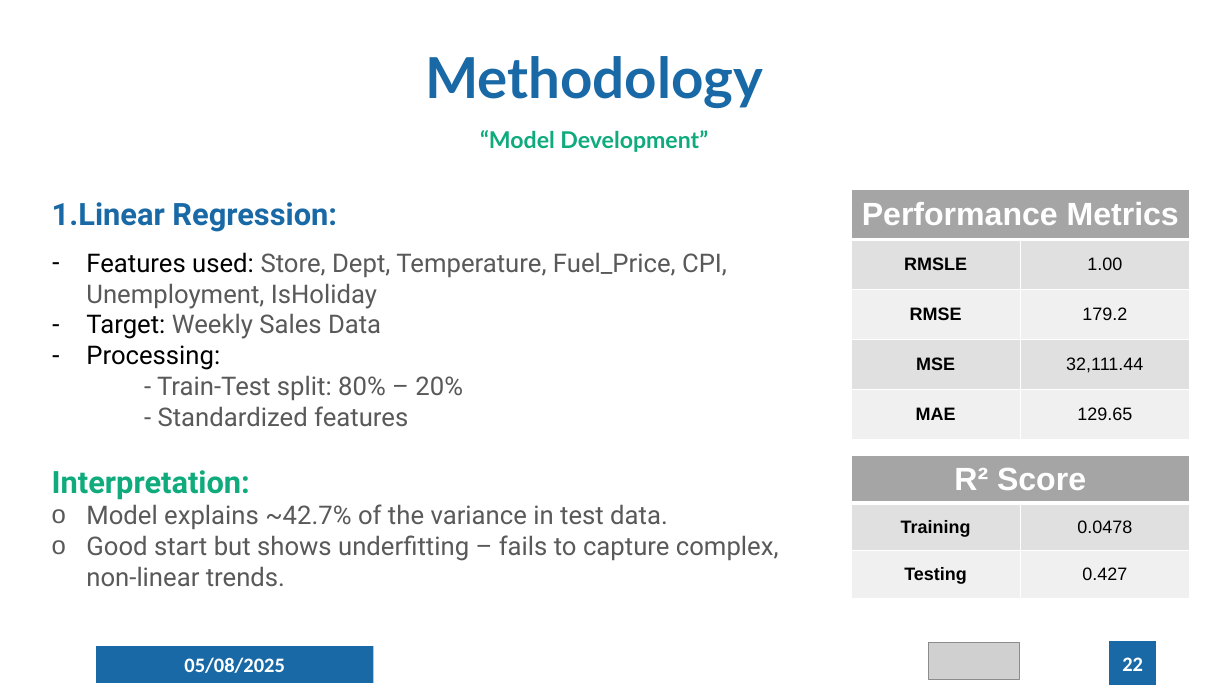
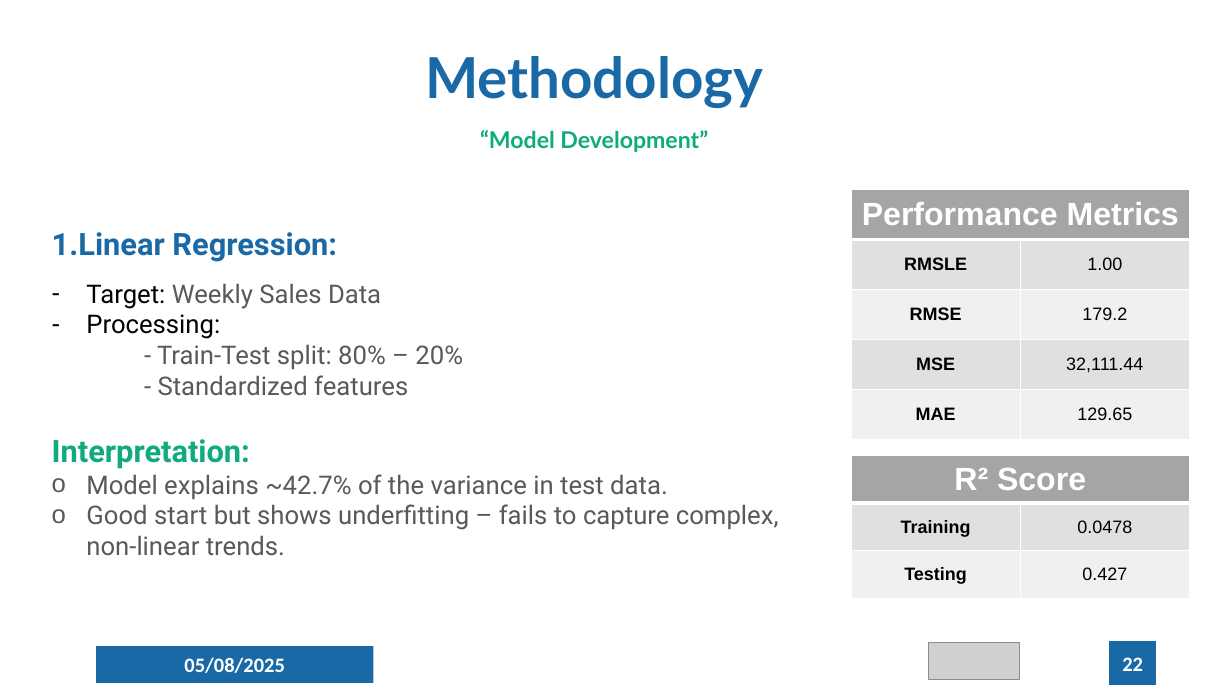
Before and after one commit to AbdallahGasem/Sales-Forecasting-and-Demand-Prediction, a slide deck: slide 22 of Docs/Presentation/Pre_Final.pptx. Drawn at 1232x693 pixels with LibreOffice and Linux fonts; fonts in the diff are those of the drawing; grey boxes stand for pictures; background and template pictures are left out. Boxes give left, top, right and bottom in pixels: in the first picture for what was removed or moved away, otherwise in the second. Text is boxed around its words. In the diff, an @@ line names an element or a change of style, - is before the commit and + after.

```diff
--- a/Docs/Presentation/Pre_Final.pptx
+++ b/Docs/Presentation/Pre_Final.pptx
@@ text "1.Linear Regression:": place and size @@
-text "1.Linear Regression:" at box(52, 202, 779, 586)
+text "1.Linear Regression:" at box(52, 232, 779, 555)
@@ text at box(86, 252, 727, 309): paragraph removed @@
-– Features used: Store, Dept, Temperature, Fuel_Price, CPI, Unemployment, IsHoliday
```
Also in this commit, not shown: 2 other slides changed, 11 other files.
